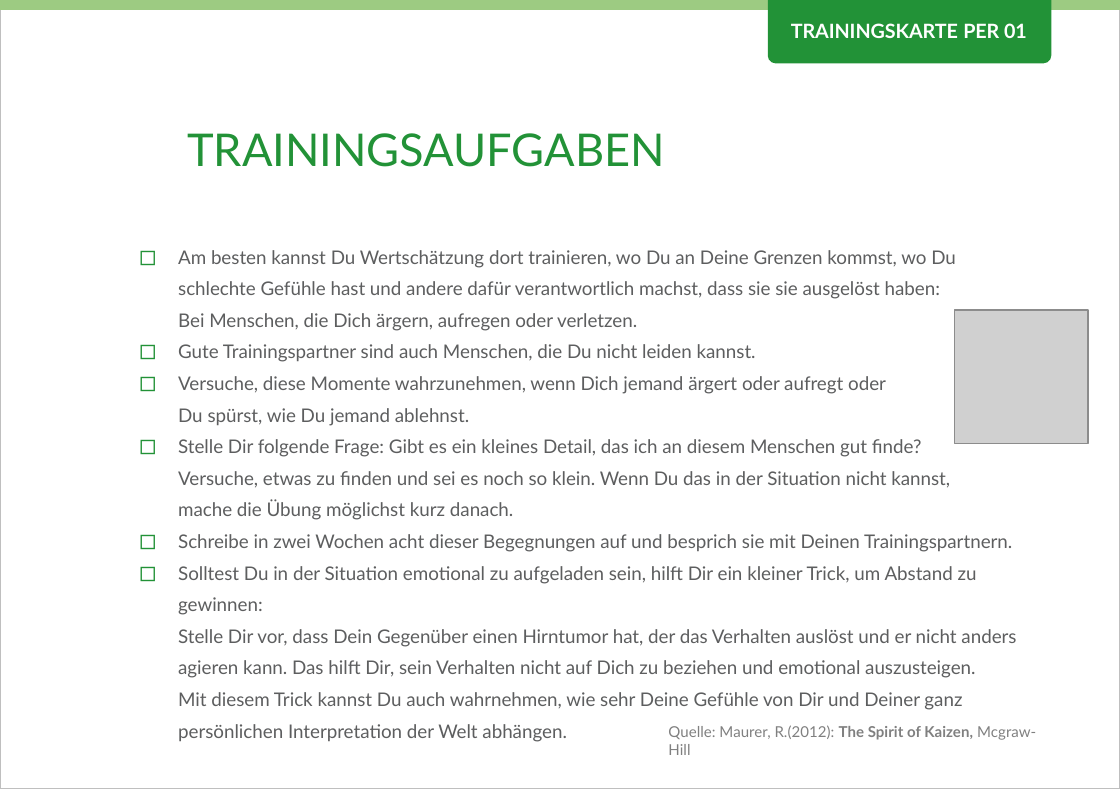
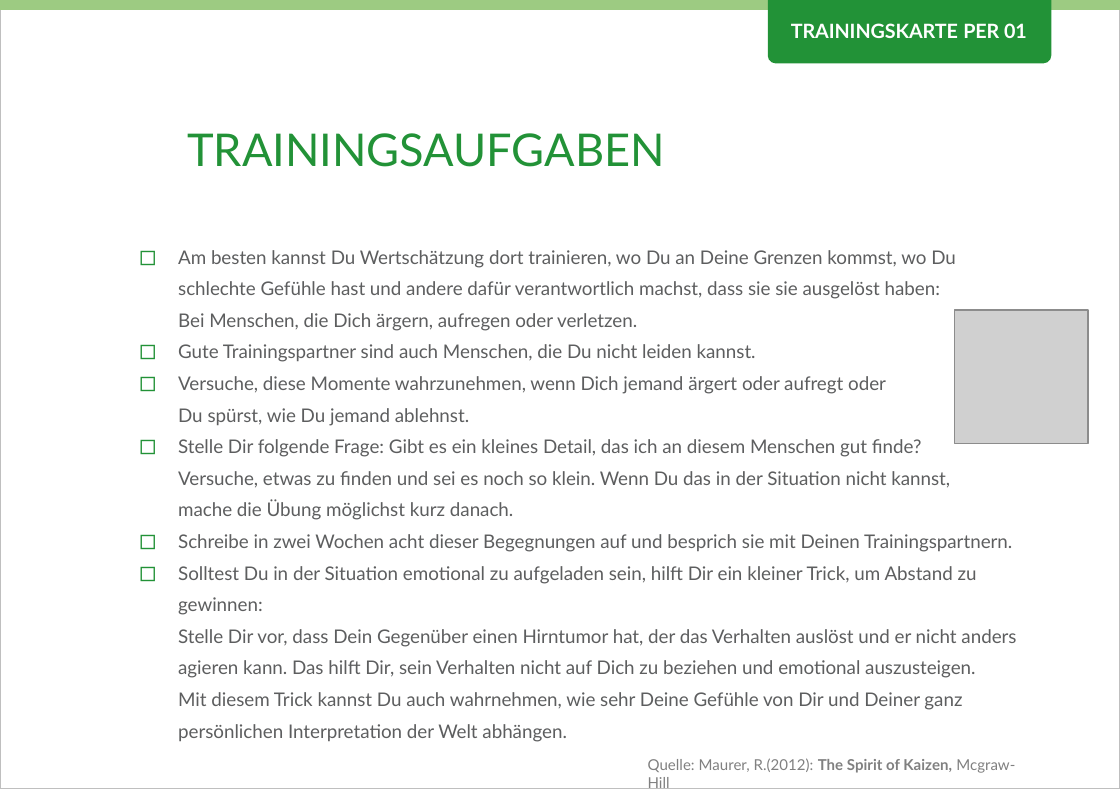
Before and after one commit to Teamtool/training-materials, a slide deck: slide 2 of emotional erwachsen/Perception (PER)/ger/apprentice/ger_PER_01_Wertschaetzung_EE_A.pptx. Drawn at 1120x789 pixels with LibreOffice and Linux fonts; fonts in the diff are those of the drawing; grey boxes stand for pictures; background and template pictures are left out. Boxes give left, top, right and bottom in pixels: in the first picture for what was removed or moved away, otherwise in the second. Text is boxed around its words. In the diff, an @@ line names an element or a change of style, - is before the commit and + after.

```diff
--- a/emotional erwachsen/Perception (PER)/ger/apprentice/ger_PER_01_Wertschaetzung_EE_A.pptx
+++ b/emotional erwachsen/Perception (PER)/ger/apprentice/ger_PER_01_Wertschaetzung_EE_A.pptx
@@ text "Quelle: Maurer, R.(2012): The Spirit ...": place and size @@
-text "Quelle: Maurer, R.(2012): The Spirit ..." at (668, 725, 1036, 755)
+text "Quelle: Maurer, R.(2012): The Spirit ..." at (648, 758, 1015, 789)
```
Also in this commit, not shown: 1 other file.
